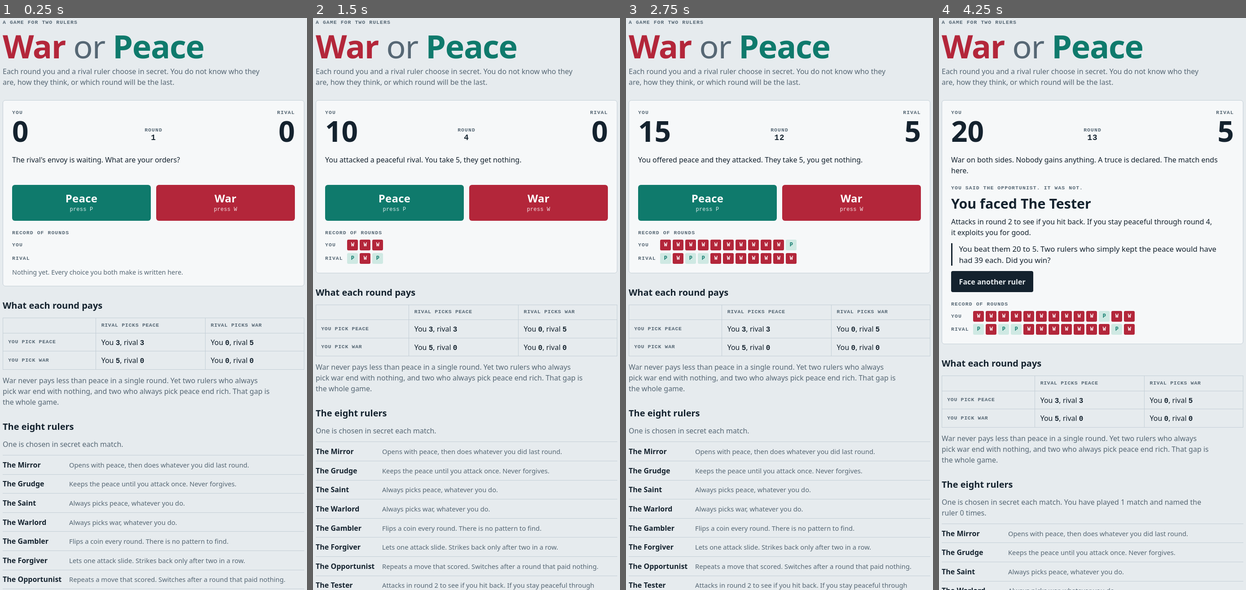
Above: before the commit, frames 1-4 (left to right).
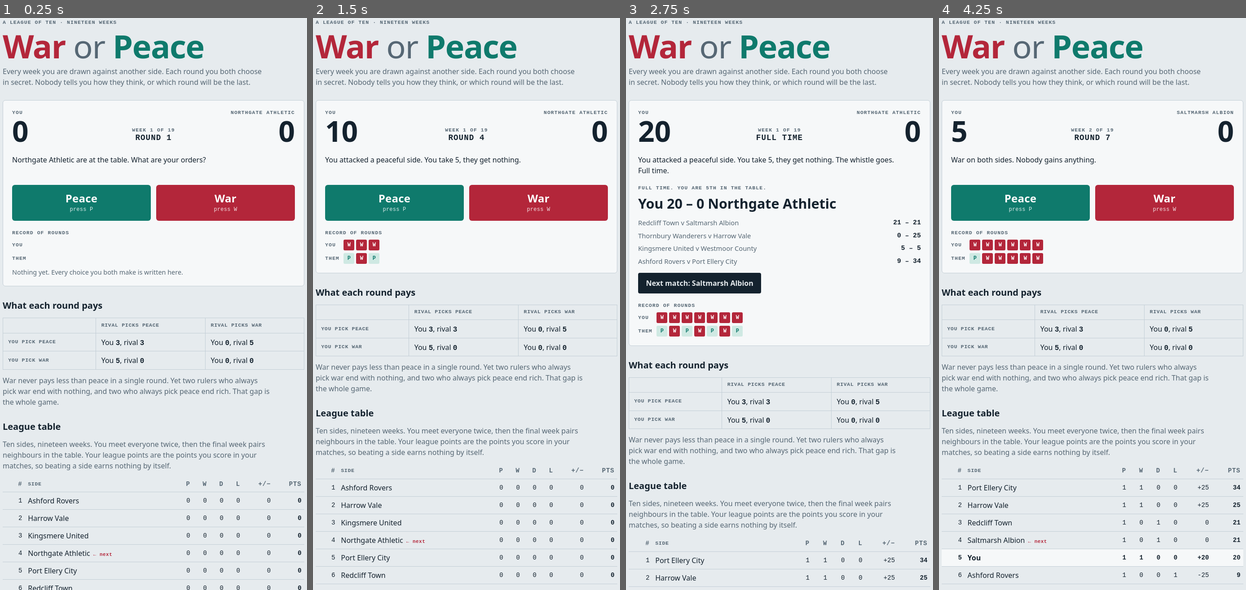
Above: after the commit, the same moments.

Repository: lochlan800/Game-theory-
Game: browser game, page index.html
Two runs of this game, one before a commit and one after it. Both use one fixed random seed, a clock stepped at 60 frames per second and the inputs below.
Inputs (mouse positions are in pixels of both pictures, inside the frame that each line leads up to):
- Up to frame 1 (0.25 s): no input
- Up to frame 2 (1.5 s): hold W 1.03-1.33 s; tap Ctrl at 1.1 s; hold W from 1.38 s (still down)
- Up to frame 3 (2.75 s): tap Ctrl at 1.6, 2.1, 2.6 s; release W at 1.62 s; hold W 1.67-1.97 s; hold W 2.02-2.25 s; hold W 2.3-2.6 s; tap P at 2.52 s; hold W from 2.65 s (still down)
- Up to frame 4 (4.25 s): release W at 2.88 s; hold W 2.93-3.23 s; tap Ctrl at 3.1, 3.6, 4.1 s; click (1012, 281) at 3.27 s, where only the run after the commit has a clickable "Next match: Saltmarsh Albion"; hold W 3.28-3.52 s; hold W 3.57-3.87 s; hold W 3.92-4.15 s; hold W from 4.2 s (still down)

The runs differ from the first frame. In frame 1, 5.5% of the frame differs, in the area x 0-100%, y 0-100%; in frame 2, 6.0%; in frame 3, 18%; in frame 4, 17%.

Commit message:
Turn the game into a ten-side, nineteen-week league with hidden tactics
Opponents now come from a fixture list instead of a guessing step, and the
tactics list is replaced by a league table.

Co-Authored-By: Claude Fable 5.2 <noreply@anthropic.com>
Claude-Session: https://claude.ai/code/session_01AYKt8oUcWY58JmczTcvZ8P

Diff:
--- a/index.html
+++ b/index.html
@@ -118,13 +118,7 @@
 .chip.W { background: var(--war); color: var(--on-solid); }
 .empty { color: var(--muted); font-size: 0.9rem; }
 
-/* end of match */
-.guess { display: grid; grid-template-columns: repeat(auto-fit, minmax(9.5rem, 1fr)); gap: 0.5rem; }
-.guess button {
-  background: transparent; border: 1px solid var(--line); border-radius: 4px;
-  padding: 0.6rem 0.75rem; text-align: left; font-weight: 600;
-}
-.guess button:hover { border-color: var(--ink); }
+/* full time */
 .verdict { display: flex; flex-direction: column; gap: 0.75rem; }
 .verdict .name { font: 800 1.9rem/1.05 var(--display); }
 .thought { border-left: 3px solid var(--ink); padding-left: 0.9rem; font-size: 1.05rem; }
@@ -132,38 +126,36 @@
   align-self: flex-start; background: var(--ink); color: var(--bg);
   border: 0; border-radius: 4px; padding: 0.7rem 1.1rem; font-weight: 600;
 }
-
-/* reference */
+.results { list-style: none; margin: 0; padding: 0; font-size: 0.92rem; color: var(--muted); }
+.results li { display: flex; justify-content: space-between; gap: 0.75rem; padding: 0.2rem 0; }
+.results b { font-family: var(--mono); color: var(--ink); white-space: nowrap; }
+
+/* reference + league */
 .matrix-box { overflow-x: auto; }
 table { border-collapse: collapse; width: 100%; font-variant-numeric: tabular-nums; }
 th, td { border: 1px solid var(--line); padding: 0.55rem 0.7rem; text-align: left; }
 th { font: 600 0.72rem/1.3 var(--mono); letter-spacing: 0.06em; text-transform: uppercase; color: var(--muted); }
 td b { font-family: var(--mono); }
 section { display: flex; flex-direction: column; gap: 0.75rem; }
-.rulers { list-style: none; margin: 0; padding: 0; display: flex; flex-direction: column; }
-.rulers li { display: grid; grid-template-columns: 8.5rem 1fr auto; gap: 0.75rem; padding: 0.55rem 0; border-top: 1px solid var(--line); align-items: baseline; }
-.rulers li > * { min-width: 0; }
-.rulers .who { font-weight: 600; }
-.rulers .what { color: var(--muted); font-size: 0.92rem; }
-.rulers .seen { font: 600 0.7rem/1 var(--mono); color: var(--peace); letter-spacing: 0.06em; }
-@media (max-width: 30rem) {
-  .rulers li { grid-template-columns: 1fr auto; }
-  .rulers .what { grid-column: 1 / -1; grid-row: 2; }
-}
+.league th, .league td { border-width: 0 0 1px 0; padding: 0.5rem 0.4rem; }
+.league td.n, .league th.n { text-align: right; font-family: var(--mono); font-size: 0.88rem; }
+.league td.pts { font-weight: 600; color: var(--ink); }
+.league tr.me td { background: var(--surface); font-weight: 600; }
+.league tr.next td:nth-child(2)::after { content: " \2190  next"; font: 600 0.68rem/1 var(--mono); color: var(--war); letter-spacing: 0.05em; }
 </style>
 
 <div class="wrap">
   <header>
-    <span class="label">A game for two rulers</span>
+    <span class="label">A league of ten &middot; nineteen weeks</span>
     <h1><span class="w">War</span> <span class="or">or</span> <span class="p">Peace</span></h1>
-    <p class="lede">Each round you and a rival ruler choose in secret. You do not know who they are, how they think, or which round will be the last.</p>
+    <p class="lede">Every week you are drawn against another side. Each round you both choose in secret. Nobody tells you how they think, or which round will be the last.</p>
   </header>
 
   <div class="table">
     <div class="scores">
       <div class="side"><span class="label">You</span><span class="num" id="you">0</span></div>
-      <div class="round label">Round<b id="round">1</b></div>
-      <div class="side them"><span class="label">Rival</span><span class="num" id="them">0</span></div>
+      <div class="round label"><span id="week-label">Week 1 of 19</span><b id="round">Round 1</b></div>
+      <div class="side them"><span class="label" id="opp-name">Rival</span><span class="num" id="them">0</span></div>
     </div>
 
     <p class="say" id="say" aria-live="polite">The rival's envoy is waiting. What are your orders?</p>
@@ -173,29 +165,29 @@
       <button class="choice war" id="btn-war" type="button">War<small>press W</small></button>
     </div>
 
-    <div id="guess-panel" hidden>
-      <section>
-        <h2>The match is over. Who were you facing?</h2>
-        <p class="lede">Name the ruler correctly for 5 bonus points.</p>
-        <div class="guess" id="guess"></div>
-      </section>
-    </div>
-
     <div class="verdict" id="verdict" hidden>
       <span class="label" id="verdict-label"></span>
       <div class="name" id="verdict-name"></div>
-      <p id="verdict-how"></p>
-      <p class="thought" id="verdict-thought"></p>
-      <button class="again" id="btn-again" type="button">Face another ruler</button>
+      <ul class="results" id="results"></ul>
+      <p class="thought" id="verdict-thought" hidden></p>
+      <button class="again" id="btn-next" type="button">Next match</button>
     </div>
 
     <div class="record">
       <span class="label">Record of rounds</span>
       <div class="rows">
         <span class="label">You</span><div class="chips" id="hist-you"></div>
-        <span class="label">Rival</span><div class="chips" id="hist-them"></div>
+        <span class="label">Them</span><div class="chips" id="hist-them"></div>
       </div>
       <p class="empty" id="hist-empty">Nothing yet. Every choice you both make is written here.</p>
+    </div>
+
+    <div class="record" id="last" hidden>
+      <span class="label" id="last-label"></span>
+      <div class="rows">
+        <span class="label">You</span><div class="chips" id="last-you"></div>
+        <span class="label">Them</span><div class="chips" id="last-them"></div>
+      </div>
     </div>
   </div>
 
@@ -214,121 +206,161 @@
   </section>
 
   <section>
-    <h2>The eight rulers</h2>
-    <p class="lede">One is chosen in secret each match. <span id="career"></span></p>
-    <ul class="rulers" id="rulers"></ul>
+    <h2>League table</h2>
+    <p class="lede">Ten sides, nineteen weeks. You meet everyone twice, then the final week pairs neighbours in the table. Your league points are the points you score in your matches, so beating a side earns nothing by itself.</p>
+    <div class="matrix-box">
+      <table class="league">
+        <thead><tr><th class="n">#</th><th>Side</th><th class="n">P</th><th class="n">W</th><th class="n">D</th><th class="n">L</th><th class="n">+/&minus;</th><th class="n">Pts</th></tr></thead>
+        <tbody id="league"></tbody>
+      </table>
+    </div>
   </section>
 </div>
 
 <script>
-// A ruler decides from its own past moves (mine) and the player's past moves (yours).
-var RULERS = [
-  { id: 'mirror', name: 'The Mirror', what: 'Opens with peace, then does whatever you did last round.',
-    play: function (mine, yours) { return yours.length ? yours[yours.length - 1] : 'P'; } },
-  { id: 'grudge', name: 'The Grudge', what: 'Keeps the peace until you attack once. Never forgives.',
-    play: function (mine, yours) { return yours.indexOf('W') >= 0 ? 'W' : 'P'; } },
-  { id: 'saint', name: 'The Saint', what: 'Always picks peace, whatever you do.',
-    play: function () { return 'P'; } },
-  { id: 'warlord', name: 'The Warlord', what: 'Always picks war, whatever you do.',
-    play: function () { return 'W'; } },
-  { id: 'gambler', name: 'The Gambler', what: 'Flips a coin every round. There is no pattern to find.',
-    play: function () { return Math.random() < 0.5 ? 'P' : 'W'; } },
-  { id: 'forgiver', name: 'The Forgiver', what: 'Lets one attack slide. Strikes back only after two in a row.',
-    play: function (mine, yours) {
+// Nine hidden tactics, one per side, reshuffled every season. A tactic decides from its own past moves (mine) and the player's past moves (yours).
+var TACTICS = [
+  { play: function (mine, yours) { return yours.length ? yours[yours.length - 1] : 'P'; } },
+  { play: function (mine, yours) { return yours.indexOf('W') >= 0 ? 'W' : 'P'; } },
+  { play: function () { return 'P'; } },
+  { play: function () { return 'W'; } },
+  { play: function () { return Math.random() < 0.5 ? 'P' : 'W'; } },
+  { play: function (mine, yours) {
       var n = yours.length;
       return n >= 2 && yours[n - 1] === 'W' && yours[n - 2] === 'W' ? 'W' : 'P';
     } },
-  { id: 'opportunist', name: 'The Opportunist', what: 'Repeats a move that scored. Switches after a round that paid nothing.',
-    play: function (mine, yours) {
+  { play: function (mine, yours) {
       if (!mine.length) return 'P';
       var last = mine[mine.length - 1];
       return yours[yours.length - 1] === 'P' ? last : (last === 'P' ? 'W' : 'P');
     } },
-  { id: 'tester', name: 'The Tester', what: 'Attacks in round 2 to see if you hit back. If you stay peaceful through round 4, it exploits you for good.',
-    play: function (mine, yours) {
+  { play: function (mine, yours) {
       var n = mine.length;
       if (n < 4) return n === 1 ? 'W' : 'P';
       return yours.slice(0, 4).indexOf('W') < 0 ? 'W' : yours[n - 1];
-    } }
+    } },
+  { play: function (mine, yours) { return yours.length ? yours[yours.length - 1] : 'W'; } }
 ];
+var NAMES = ['Ashford Rovers', 'Kingsmere United', 'Northgate Athletic', 'Harrow Vale', 'Port Ellery City',
+  'Redcliff Town', 'Saltmarsh Albion', 'Thornbury Wanderers', 'Westmoor County'];
+var WEEKS = 19;
 var PAY = { PP: [3, 3], PW: [0, 5], WP: [5, 0], WW: [0, 0] };
 var SAY = {
   PP: 'You both kept the peace. 3 points each.',
   PW: 'You offered peace and they attacked. They take 5, you get nothing.',
-  WP: 'You attacked a peaceful rival. You take 5, they get nothing.',
+  WP: 'You attacked a peaceful side. You take 5, they get nothing.',
   WW: 'War on both sides. Nobody gains anything.'
 };
 
 var $ = function (id) { return document.getElementById(id); };
 var S;
 
-function store(key, val) {
-  try {
-    if (val === undefined) return JSON.parse(localStorage.getItem(key) || 'null');
-    localStorage.setItem(key, JSON.stringify(val));
-  } catch (e) {}
-  return null;
-}
-var career = store('wop-career') || { matches: 0, named: 0, met: {} };
-
-function newMatch() {
-  S = {
-    ruler: Math.floor(Math.random() * RULERS.length),
-    length: 10 + Math.floor(Math.random() * 7),   // 10 to 16 rounds, hidden from the player
-    you: [], them: [], scoreYou: 0, scoreThem: 0,
-    phase: 'play', say: "The rival's envoy is waiting. What are your orders?", guess: null
-  };
-  render();
+function save() { try { localStorage.setItem('wop-season', JSON.stringify(S)); } catch (e) {} }
+function load() { try { return JSON.parse(localStorage.getItem('wop-season') || 'null'); } catch (e) { return null; } }
+function shuffle(a) {
+  for (var i = a.length - 1; i > 0; i--) { var j = Math.floor(Math.random() * (i + 1)); var t = a[i]; a[i] = a[j]; a[j] = t; }
+  return a;
+}
+function matchLength() { return 5 + Math.floor(Math.random() * 5); }   // 5 to 9 rounds, hidden
+
+function newSeason() {
+  var tactics = shuffle([0, 1, 2, 3, 4, 5, 6, 7, 8]);
+  var teams = [{ name: 'You', tactic: -1 }];
+  NAMES.forEach(function (n, i) { teams.push({ name: n, tactic: tactics[i] }); });
+  teams.forEach(function (t) { t.P = t.W = t.D = t.L = t.F = t.A = 0; });
+  // everyone plays everyone, twice: 18 weeks. Week 19 is drawn from the table later.
+  var order = shuffle([1, 2, 3, 4, 5, 6, 7, 8, 9]), half = [], r, i;
+  var ring = [0].concat(order);
+  for (r = 0; r < 9; r++) {
+    var wk = [];
+    for (i = 0; i < 5; i++) wk.push([ring[i], ring[9 - i]]);
+    half.push(wk);
+    ring.splice(1, 0, ring.pop());
+  }
+  S = { teams: teams, fixtures: half.concat(half), week: 0, meetings: {}, results: [] };
+  kickOff();
+}
+
+function kickOff() {
+  var pair = S.fixtures[S.week].filter(function (p) { return p[0] === 0 || p[1] === 0; })[0];
+  S.opp = pair[0] === 0 ? pair[1] : pair[0];
+  S.length = matchLength();
+  S.you = []; S.them = []; S.sy = 0; S.st = 0;
+  S.phase = 'play';
+  S.say = S.teams[S.opp].name + ' are at the table. What are your orders?';
+  save(); render();
+}
+
+function record(a, b, sa, sb) {
+  var A = S.teams[a], B = S.teams[b];
+  A.P++; B.P++; A.F += sa; A.A += sb; B.F += sb; B.A += sa;
+  if (sa > sb) { A.W++; B.L++; } else if (sa < sb) { A.L++; B.W++; } else { A.D++; B.D++; }
+}
+function simulate(a, b) {
+  var ta = TACTICS[S.teams[a].tactic], tb = TACTICS[S.teams[b].tactic];
+  var ha = [], hb = [], sa = 0, sb = 0, n = matchLength();
+  for (var i = 0; i < n; i++) {
+    var ma = ta.play(ha.slice(), hb.slice()), mb = tb.play(hb.slice(), ha.slice());
+    var pay = PAY[ma + mb];
+    ha.push(ma); hb.push(mb); sa += pay[0]; sb += pay[1];
+  }
+  return [sa, sb];
+}
+function standings() {
+  return S.teams.map(function (t, i) { return i; }).sort(function (x, y) {
+    var a = S.teams[x], b = S.teams[y];
+    return (b.F - a.F) || ((b.F - b.A) - (a.F - a.A)) || a.name.localeCompare(b.name);
+  });
 }
 
 function move(m) {
   if (S.phase !== 'play') return;
-  var r = RULERS[S.ruler];
-  var t = r.play(S.them.slice(), S.you.slice());
+  var t = TACTICS[S.teams[S.opp].tactic].play(S.them.slice(), S.you.slice());
   var pay = PAY[m + t];
   S.you.push(m); S.them.push(t);
-  S.scoreYou += pay[0]; S.scoreThem += pay[1];
+  S.sy += pay[0]; S.st += pay[1];
   S.say = SAY[m + t];
-  if (S.you.length >= S.length) {
-    S.phase = 'guess';
-    S.say += ' A truce is declared. The match ends here.';
-  }
-  render();
-}
-
-function guess(i) {
-  if (S.phase !== 'guess') return;
-  S.guess = i;
-  S.phase = 'done';
-  var right = i === S.ruler;
-  if (right) S.scoreYou += 5;
-  career.matches++;
-  if (right) career.named++;
-  career.met[RULERS[S.ruler].id] = true;
-  store('wop-career', career);
-  render();
-}
-
-function thought() {
-  var n = S.you.length, peaceTotal = 3 * n;
-  var base = S.scoreYou - (S.guess === S.ruler ? 5 : 0);
-  var wars = S.you.filter(function (m) { return m === 'W'; }).length;
-  var id = RULERS[S.ruler].id;
-  if (id === 'saint' && wars > 0)
-    return 'They never once raised a hand against you, and you attacked ' + wars + (wars === 1 ? ' time' : ' times') + '. Nothing in the rules punished you for it. Does that make it right?';
-  if (id === 'gambler')
-    return 'There was no mind on the other side, only a coin. Any pattern you saw, you invented. How often do people do the same with each other?';
-  if (id === 'warlord' && wars < n)
-    return 'Every round of peace you offered was taken from you. Is it still a virtue to trust someone who has shown you who they are?';
-  if (base > S.scoreThem && base < peaceTotal)
-    return 'You beat them ' + base + ' to ' + S.scoreThem + '. Two rulers who simply kept the peace would have had ' + peaceTotal + ' each. Did you win?';
-  if (base >= peaceTotal && wars === 0)
-    return 'You never attacked and ended with ' + base + '. You could not have known it would work when you started. Trust is only trust when it can be betrayed.';
-  if (base > peaceTotal)
-    return 'You finished above the ' + peaceTotal + ' that steady peace would have paid. Every point above it came out of someone who trusted you.';
-  if (base < S.scoreThem)
-    return 'They finished ahead, ' + S.scoreThem + ' to ' + base + '. Were you too trusting, or were they simply the kind of ruler nobody can do well against?';
-  return 'Steady peace would have paid ' + peaceTotal + ' each. You ended with ' + base + ', they with ' + S.scoreThem + '. Where did the rest go?';
+  if (S.you.length >= S.length) fullTime();
+  save(); render();
+}
+
+function fullTime() {
+  S.phase = 'result';
+  S.say += ' The whistle goes. Full time.';
+  record(0, S.opp, S.sy, S.st);
+  S.results = [];
+  S.fixtures[S.week].forEach(function (p) {
+    if (p[0] === 0 || p[1] === 0) return;
+    var r = simulate(p[0], p[1]);
+    record(p[0], p[1], r[0], r[1]);
+    S.results.push([p[0], p[1], r[0], r[1]]);
+  });
+  S.meetings[S.opp] = { you: S.you, them: S.them, sy: S.sy, st: S.st, week: S.week + 1 };
+  if (S.week === WEEKS - 2) {           // final week: 1st v 2nd, 3rd v 4th, and so on
+    var o = standings(), last = [];
+    for (var i = 0; i < 10; i += 2) last.push([o[i], o[i + 1]]);
+    S.fixtures.push(last);
+  }
+}
+
+function next() {
+  if (S.phase !== 'result') return;
+  if (S.week >= WEEKS - 1) { newSeason(); return; }
+  S.week++;
+  kickOff();
+}
+
+function ordinal(n) { return n + (['th', 'st', 'nd', 'rd'][n % 10 > 3 || (n > 10 && n < 14) ? 0 : n % 10]); }
+
+function seasonThought(pos) {
+  var me = S.teams[0];
+  var mostWins = S.teams.every(function (t) { return t.W <= me.W; });
+  var top = S.teams[standings()[0]];
+  if (pos === 1 && me.L === 0) return 'Champions, and nobody beat you all season.';
+  if (pos === 1) return 'Champions, despite losing ' + me.L + (me.L === 1 ? ' match' : ' matches') + '. Finishing first and beating the side in front of you turned out to be different things.';
+  if (mostWins && me.W > 0) return 'No side won more matches than you, and you still finished ' + ordinal(pos) + '. ' + top.name + ' took the title with ' + top.W + (top.W === 1 ? ' win' : ' wins') + '. What were your victories worth?';
+  if (pos >= 8) return 'You finished ' + ordinal(pos) + '. Somewhere this season a side offered you peace and you did not take it, or you offered it to the wrong one. Which was it?';
+  return 'You finished ' + ordinal(pos) + ', behind ' + top.name + '. They never played to beat anyone in particular. They played so that the next round was worth having.';
 }
 
 function chips(el, moves) {
@@ -338,48 +370,56 @@
 }
 
 function render() {
-  $('you').textContent = S.scoreYou;
-  $('them').textContent = S.scoreThem;
-  $('round').textContent = S.phase === 'play' ? S.you.length + 1 : S.you.length;
+  var opp = S.teams[S.opp], over = S.phase === 'result' && S.week >= WEEKS - 1;
+  $('you').textContent = S.sy;
+  $('them').textContent = S.st;
+  $('opp-name').textContent = opp.name;
+  $('week-label').textContent = 'Week ' + (S.week + 1) + ' of ' + WEEKS;
+  $('round').textContent = S.phase === 'play' ? 'Round ' + (S.you.length + 1) : 'Full time';
   $('say').textContent = S.say;
   $('choices').hidden = S.phase !== 'play';
-  $('guess-panel').hidden = S.phase !== 'guess';
-  $('verdict').hidden = S.phase !== 'done';
+  $('verdict').hidden = S.phase !== 'result';
   chips($('hist-you'), S.you);
   chips($('hist-them'), S.them);
   $('hist-empty').hidden = S.you.length > 0;
 
-  if (S.phase === 'guess') {
-    $('guess').innerHTML = RULERS.map(function (r, i) {
-      return '<button type="button" data-i="' + i + '">' + r.name + '</button>';
+  var prev = S.phase === 'play' ? S.meetings[S.opp] : null;
+  $('last').hidden = !prev;
+  if (prev) {
+    $('last-label').textContent = 'Last meeting, week ' + prev.week + ': you ' + prev.sy + ', them ' + prev.st;
+    chips($('last-you'), prev.you);
+    chips($('last-them'), prev.them);
+  }
+
+  var order = standings(), pos = order.indexOf(0) + 1;
+  if (S.phase === 'result') {
+    $('verdict-label').textContent = over ? 'Season over. You finished ' + ordinal(pos) + ' of 10.' : 'Full time. You are ' + ordinal(pos) + ' in the table.';
+    $('verdict-name').textContent = 'You ' + S.sy + ' \u2013 ' + S.st + ' ' + opp.name;
+    $('results').innerHTML = S.results.map(function (r) {
+      return '<li><span>' + S.teams[r[0]].name + ' v ' + S.teams[r[1]].name + '</span><b>' + r[2] + ' \u2013 ' + r[3] + '</b></li>';
     }).join('');
-  }
-  if (S.phase === 'done') {
-    var r = RULERS[S.ruler], right = S.guess === S.ruler;
-    $('verdict-label').textContent = right
-      ? 'Correct. 5 bonus points.'
-      : 'You said ' + RULERS[S.guess].name + '. It was not.';
-    $('verdict-name').textContent = 'You faced ' + r.name;
-    $('verdict-how').textContent = r.what;
-    $('verdict-thought').textContent = thought();
-  }
-
-  $('rulers').innerHTML = RULERS.map(function (r) {
-    return '<li><span class="who">' + r.name + '</span><span class="what">' + r.what + '</span>' +
-      '<span class="seen">' + (career.met[r.id] ? 'MET' : '') + '</span></li>';
+    $('verdict-thought').hidden = !over;
+    if (over) $('verdict-thought').textContent = seasonThought(pos);
+    var nx = '';
+    if (!over) {
+      var p = S.fixtures[S.week + 1].filter(function (q) { return q[0] === 0 || q[1] === 0; })[0];
+      nx = S.teams[p[0] === 0 ? p[1] : p[0]].name;
+    }
+    $('btn-next').textContent = over ? 'Start a new season' : 'Next match: ' + nx;
+  }
+
+  $('league').innerHTML = order.map(function (i, k) {
+    var t = S.teams[i], d = t.F - t.A;
+    var cls = i === 0 ? 'me' : (S.phase === 'play' && i === S.opp ? 'next' : '');
+    return '<tr class="' + cls + '"><td class="n">' + (k + 1) + '</td><td>' + t.name + '</td><td class="n">' + t.P +
+      '</td><td class="n">' + t.W + '</td><td class="n">' + t.D + '</td><td class="n">' + t.L +
+      '</td><td class="n">' + (d > 0 ? '+' : '') + d + '</td><td class="n pts">' + t.F + '</td></tr>';
   }).join('');
-  $('career').textContent = career.matches
-    ? 'You have played ' + career.matches + (career.matches === 1 ? ' match' : ' matches') + ' and named the ruler ' + career.named + (career.named === 1 ? ' time.' : ' times.')
-    : '';
 }
 
 $('btn-peace').addEventListener('click', function () { move('P'); });
 $('btn-war').addEventListener('click', function () { move('W'); });
-$('btn-again').addEventListener('click', newMatch);
-$('guess').addEventListener('click', function (e) {
-  var b = e.target.closest('button');
-  if (b) guess(+b.dataset.i);
-});
+$('btn-next').addEventListener('click', next);
 document.addEventListener('keydown', function (e) {
   if (e.metaKey || e.ctrlKey || e.altKey) return;
   var k = e.key.toLowerCase();
@@ -388,7 +428,8 @@
 });
 
 function start(data) {
-  if (data && data.S && data.S.you) { S = data.S; render(); } else { newMatch(); }
+  var saved = (data && data.S) || load();
+  if (saved && saved.teams && saved.fixtures && saved.fixtures[saved.week]) { S = saved; render(); } else { newSeason(); }
 }
 var hot = window.claude && window.claude.hot;
 if (hot && hot.snapshot) hot.snapshot(function () { return { S: S }; });
